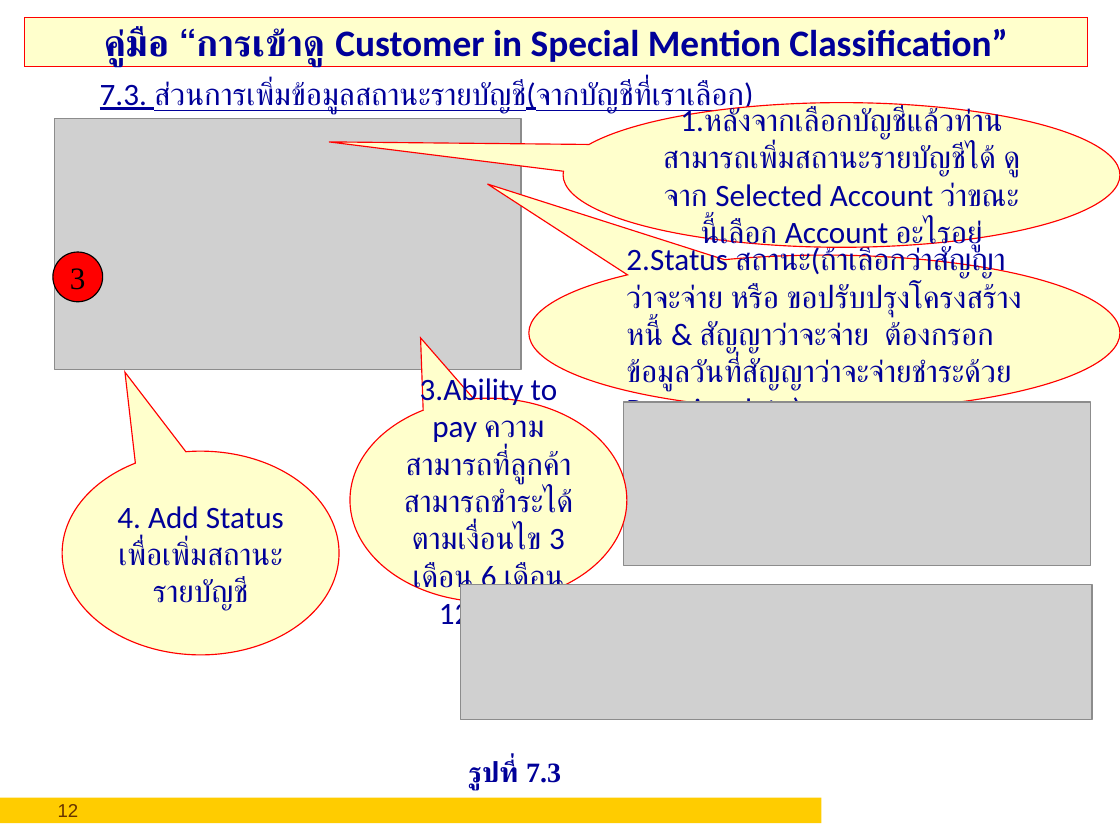
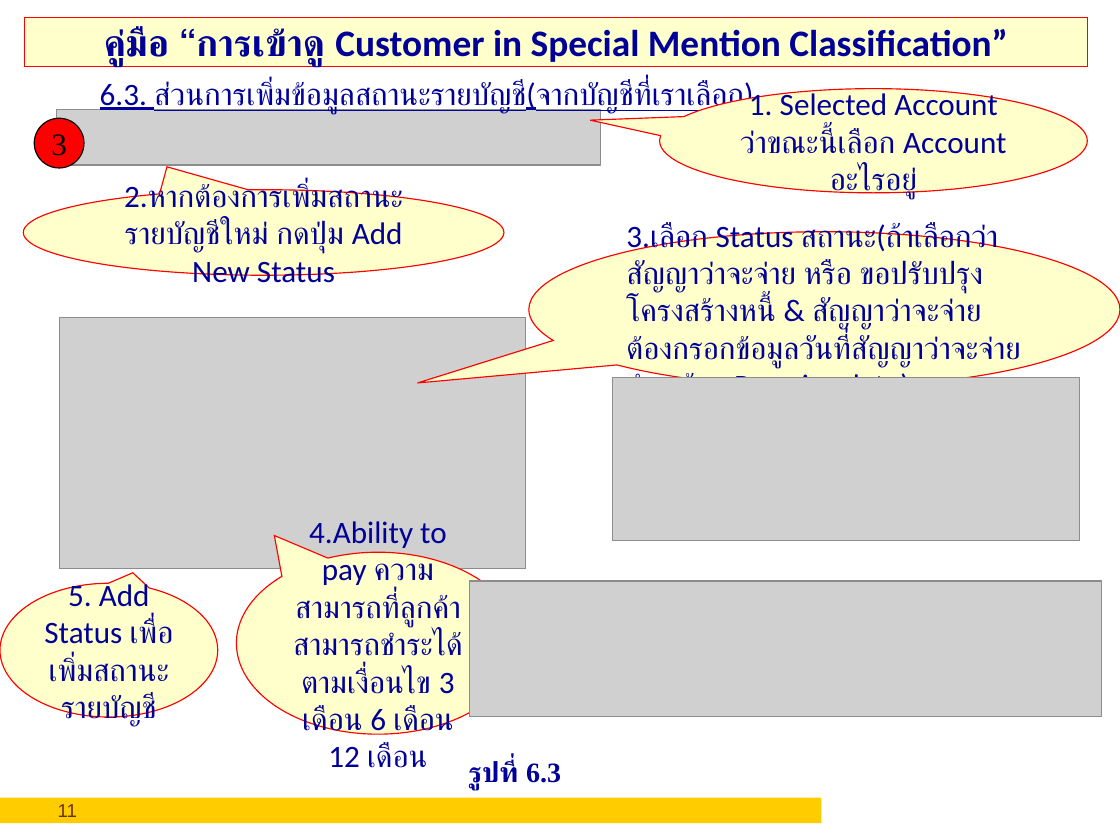
Before and after one commit to asynchronos/Special_Mention_SVN_MIGRATE, a slide deck: slide 11 of Downloads/คู่มือวิธีการกรอกSpecialMention.ppt (slide 12 before the commit). Drawn at 1120x840 pixels with LibreOffice and Linux fonts; fonts in the diff are those of the drawing; grey boxes stand for pictures; background and template pictures are left out. Boxes give left, top, right and bottom in pixels: in the first picture for what was removed or moved away, otherwise in the second. Text is boxed around its words. In the diff, an @@ line names an element or a change of style, - is before the commit and + after.

```diff
--- a/Downloads/คู่มือวิธีการกรอกSpecialMention.ppt
+++ b/Downloads/คู่มือวิธีการกรอกSpecialMention.ppt
@@ text at bbox=[100, 81, 753, 114]: text changed @@
-7.3. ส่วนการเพิ่มข้อมูลสถานะรายบัญชี(จากบัญชีที่เราเลือก)
+6.3. ส่วนการเพิ่มข้อมูลสถานะรายบัญชี(จากบัญชีที่เราเลือก)
@@ proportions changed in 4 elements at bbox=[529, 232, 1120, 388], bbox=[236, 552, 520, 734], bbox=[0, 584, 217, 717], bbox=[660, 88, 1088, 193] @@
@@ speech bubble "1. Selected Account ว่าขณะนี้เลือก Account ...": place and size @@
-speech bubble "1. Selected Account ว่าขณะนี้เลือก Account ..." at bbox=[563, 103, 1120, 248]
+speech bubble "1. Selected Account ว่าขณะนี้เลือก Account ..." at bbox=[660, 88, 1088, 193]
@@ text in speech bubble at bbox=[740, 89, 1006, 199]: text changed @@
-1.หลังจากเลือกบัญชีแล้วท่านสามารถเพิ่มสถานะรายบัญชีได้ ดูจาก Selected Account ว่าขณะนี้เลือก Account อะไรอยู่
+1. Selected Account ว่าขณะนี้เลือก Account อะไรอยู่
@@ ellipse "3": place and size @@
-ellipse "3" at bbox=[53, 252, 102, 301]
+ellipse "3" at bbox=[35, 119, 84, 168]
@@ picture: place and size @@
-picture at bbox=[55, 119, 522, 370]
+picture at bbox=[57, 110, 600, 165]
@@ speech bubble added at bbox=[24, 189, 504, 274], fill #FFFFCC, outline #FF0000 0.74 pt, 20 pt, text #000099 @@
+2.หากต้องการเพิ่มสถานะรายบัญชีใหม่ กดปุ่ม Add New Status
@@ speech bubble "3.เลือก Status สถานะ(ถ้าเลือกว่าสัญญาว่าจะจ่าย หรือ ขอปรับปร ...": place and size @@
-speech bubble "3.เลือก Status สถานะ(ถ้าเลือกว่าสัญญาว่าจะจ่าย หรือ ขอปรับปร ..." at bbox=[529, 255, 1120, 411]
+speech bubble "3.เลือก Status สถานะ(ถ้าเลือกว่าสัญญาว่าจะจ่าย หรือ ขอปรับปร ..." at bbox=[529, 232, 1120, 388]
@@ text in speech bubble at bbox=[626, 221, 1020, 378]: text changed @@
-2.Status สถานะ(ถ้าเลือกว่าสัญญาว่าจะจ่าย หรือ ขอปรับปรุงโครงสร้างหนี้ & สัญญาว่าจะจ่าย ต้องกรอกข้อมูลวันที่สัญญาว่าจะจ่ายชำระด้วย Promise date)
+3.เลือก Status สถานะ(ถ้าเลือกว่าสัญญาว่าจะจ่าย หรือ ขอปรับปรุงโครงสร้างหนี้ & สัญญาว่าจะจ่าย ต้องกรอกข้อมูลวันที่สัญญาว่าจะจ่ายชำระด้วย Promise date)
@@ picture added at bbox=[59, 318, 526, 569] @@
@@ picture: place and size @@
-picture at bbox=[624, 402, 1091, 566]
+picture at bbox=[613, 377, 1080, 541]
@@ speech bubble "4.Ability to pay ความสามารถที่ลูกค้าสามารถชำระได้ตามเงื่อนไข ...": place and size @@
-speech bubble "4.Ability to pay ความสามารถที่ลูกค้าสามารถชำระได้ตามเงื่อนไข ..." at bbox=[351, 399, 627, 603]
+speech bubble "4.Ability to pay ความสามารถที่ลูกค้าสามารถชำระได้ตามเงื่อนไข ..." at bbox=[236, 552, 520, 734]
@@ text in speech bubble at bbox=[293, 521, 463, 768]: text changed @@
-3.Ability to pay ความสามารถที่ลูกค้าสามารถชำระได้ตามเงื่อนไข 3 เดือน 6 เดือน 12 เดือน
+4.Ability to pay ความสามารถที่ลูกค้าสามารถชำระได้ตามเงื่อนไข 3 เดือน 6 เดือน 12 เดือน
@@ speech bubble "5. Add Status เพื่อเพิ่มสถานะรายบัญชี": place and size @@
-speech bubble "5. Add Status เพื่อเพิ่มสถานะรายบัญชี" at bbox=[63, 451, 339, 655]
+speech bubble "5. Add Status เพื่อเพิ่มสถานะรายบัญชี" at bbox=[0, 584, 217, 717]
@@ text in speech bubble at bbox=[44, 580, 174, 727]: text changed @@
-4. Add Status เพื่อเพิ่มสถานะรายบัญชี
+5. Add Status เพื่อเพิ่มสถานะรายบัญชี
@@ picture: place and size @@
-picture at bbox=[460, 585, 1092, 720]
+picture at bbox=[469, 581, 1101, 717]
@@ text at bbox=[469, 760, 561, 790]: text changed @@
-รูปที่ 7.3
+รูปที่ 6.3
@@ page number at bbox=[58, 804, 77, 817]: text changed @@
-12
+11
```
Also in this commit, not shown: 9 other slides changed, 1 slide removed.
